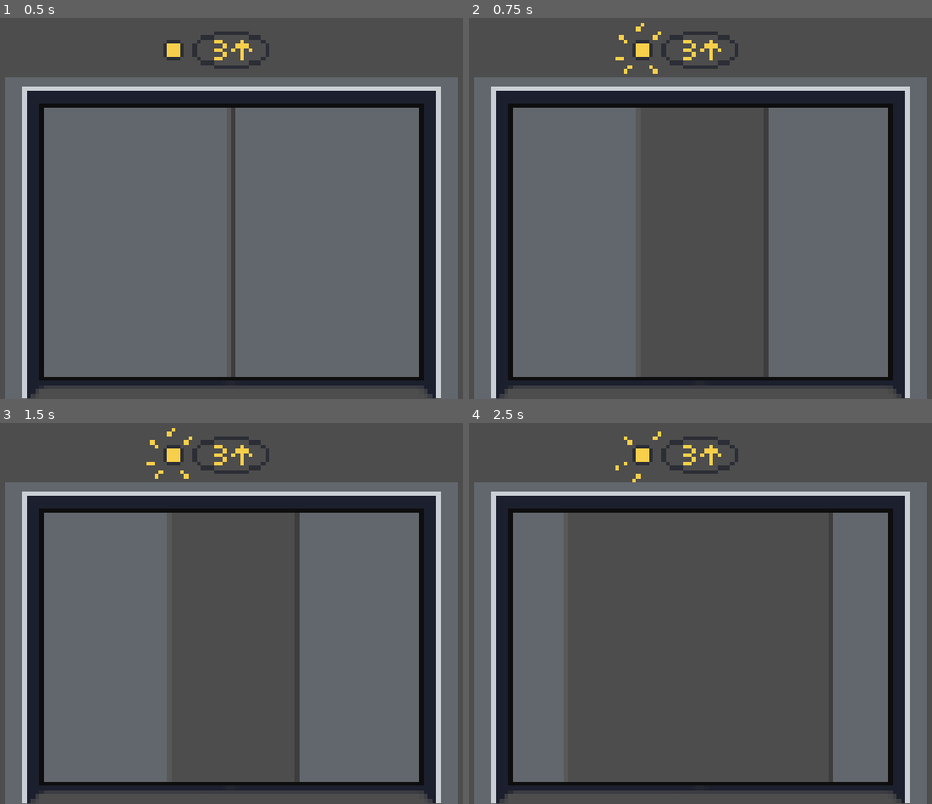
Above: before the commit, frames 1-4 (two rows, left to right).
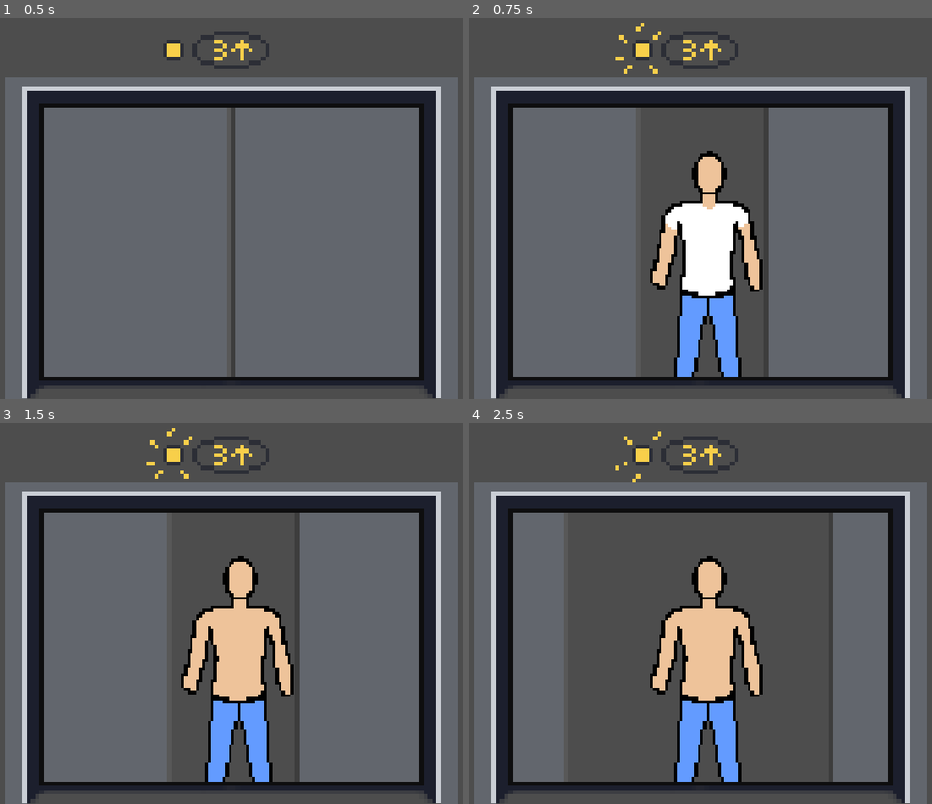
Above: after the commit, the same moments.

Repository: Kokomolokolo/the-lying-elevator
Game: Godot game, scene res://scenes/game.tscn
Two runs of this game, one before a commit and one after it. Both use one fixed random seed, a clock stepped at 60 frames per second and the inputs below.
Inputs:
- Up to frame 1 (0.5 s): no input
- Up to frame 2 (0.75 s): tap Enter (ui_accept) at 0.5 s
- Up to frame 3 (1.5 s): tap Enter (ui_accept) at 0.77, 1.25 s
- Up to frame 4 (2.5 s): tap Enter (ui_accept) at 1.52, 2 s

Frame 1 is identical in both runs. In frame 2, 7.7% of the frame differs, in the area x 39-64%, y 34-95%; in frame 3, 7.7%; in frame 4, 7.7%.
Error after the commit: Invalid assignment of property or key 'modulate' with value of type 'CompressedTexture2D' on a base object of type 'Sprite2D'. (res://scripts/character_gen_sli…

Commit message:
did some code so the thsirt color is random and chnages when elevator opens

Diff:
--- /dev/null
+++ b/scenes/character_slim.tscn
@@ -0,0 +1,18 @@
+[gd_scene format=3 uid="uid://kg7byoopoh8"]
+
+[ext_resource type="Script" uid="uid://plx2sb7byyv7" path="res://scripts/character_gen_slim.gd" id="1_pk1rr"]
+[ext_resource type="Texture2D" uid="uid://vq7i1fmvqbwo" path="res://assets/pain_human.png" id="2_q2p6v"]
+[ext_resource type="Texture2D" uid="uid://c35nsplea3t2h" path="res://assets/white_shirt.png" id="3_s0yvh"]
+
+[node name="Character_slim" type="Node2D" unique_id=1336122263]
+script = ExtResource("1_pk1rr")
+
+[node name="BaseBody" type="Sprite2D" parent="." unique_id=2124974252]
+texture = ExtResource("2_q2p6v")
+
+[node name="Hoodie" type="Sprite2D" parent="." unique_id=1156752007]
+
+[node name="Tshirt" type="Sprite2D" parent="." unique_id=440325946]
+texture = ExtResource("3_s0yvh")
+
+[node name="Tag" type="Sprite2D" parent="." unique_id=162634701]
--- a/scenes/game.tscn
+++ b/scenes/game.tscn
@@ -1,9 +1,15 @@
 [gd_scene format=3 uid="uid://edl42pa0vnta"]
 
 [ext_resource type="PackedScene" uid="uid://bqkmlmxeirq8d" path="res://scenes/elevator_doors.tscn" id="1_uwrxv"]
+[ext_resource type="PackedScene" uid="uid://kg7byoopoh8" path="res://scenes/character_slim.tscn" id="2_yqjtg"]
 
 [node name="Game" type="Node2D" unique_id=39994423]
 
 [node name="elevator_doors" parent="." unique_id=464449516 instance=ExtResource("1_uwrxv")]
 position = Vector2(578.00006, 334)
 scale = Vector2(7.2555556, 7.2555556)
+
+[node name="Character_slim" parent="." unique_id=1336122263 instance=ExtResource("2_yqjtg")]
+z_index = -1
+position = Vector2(593, 426)
+scale = Vector2(5.02, 5.02)
--- /dev/null
+++ b/scripts/character_gen_slim.gd
@@ -0,0 +1,74 @@
+extends Node2D
+
+@export var textures: Dictionary = {
+	"body_slim": preload("res://assets/pain_human.png"),
+	"tshirt": preload("res://assets/white_shirt.png"),
+}
+
+@export var appearance_data: Dictionary = {
+	"body": textures["body_slim"],
+	"hoodie_texture": null,
+	"hoodie_color": null,
+	"tshirt_texture": null,
+	"tshirt_color": null,
+	"tag": null,
+}
+
+@export var colors: Array[Color] = [
+	Color.RED, Color.WHITE, Color.BLUE, Color.GREEN, Color.VIOLET
+]
+
+@onready var base_body: Sprite2D = $BaseBody
+@onready var hoodie: Sprite2D = $Hoodie
+@onready var tshirt: Sprite2D = $Tshirt
+@onready var tag: Sprite2D = $Tag
+
+@onready var elevator_doors = $"../elevator_doors"
+
+func rand_color() -> Color:
+	return colors[randi_range(0, len(colors) - 1)]
+
+func rand_tshirt() -> void:
+	var color = rand_color()
+
+	appearance_data["tshirt_color"] = color
+	appearance_data["tshirt_color"] = textures["tshirt"]
+
+	tshirt.texture = appearance_data["tshirt_texture"]
+	tshirt.modulate = appearance_data["tshirt_color"]
+
+func rand_top() -> void:
+	var roll: float = randf() # Returns a random float between 0.0 and 1.0
+
+	if roll < 0.10:
+		appearance_data["top"] = "none"
+		tshirt.visible = false # mache ich nur, weil im editor er ein tshirt anhaben muss wegen positionieren und so
+		hoodie.visible = false
+	elif roll < 0.55: # hoodie
+
+		hoodie.visible = true
+		tshirt.visible = false
+	else: # thsirt
+		rand_tshirt()
+		hoodie.visible = false
+		tshirt.visible = true
+
+func randomize_character() -> void:
+	rand_top()
+
+	base_body.texture = appearance_data["body"]
+
+
+
+# zum trollen
+func _on_doors_animation_finished() -> void:
+	if elevator_doors.frame == 0:
+		randomize_character()
+
+# Called when the node enters the scene tree for the first time.
+func _ready() -> void:
+	elevator_doors.animation_finished.connect(_on_doors_animation_finished)
+
+# Called every frame. 'delta' is the elapsed time since the previous frame.
+func _process(delta: float) -> void:
+	pass
Not shown, added: scripts/character_gen_slim.gd.uid
